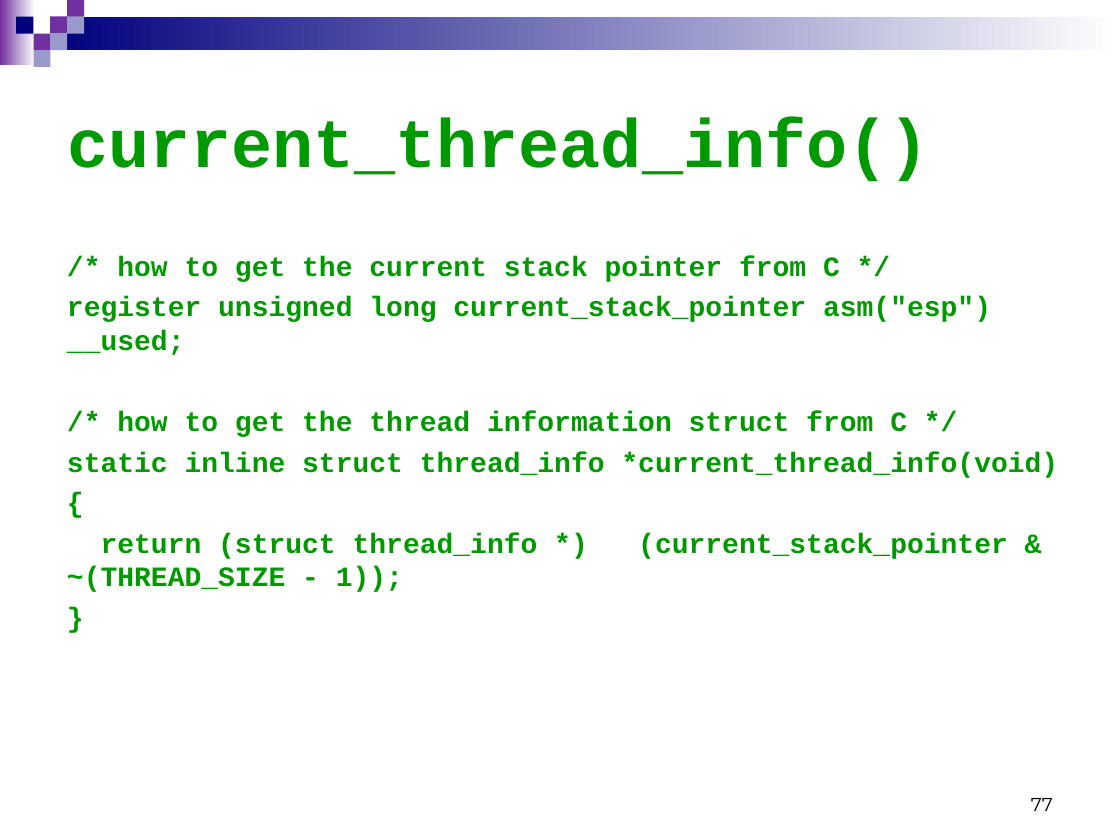
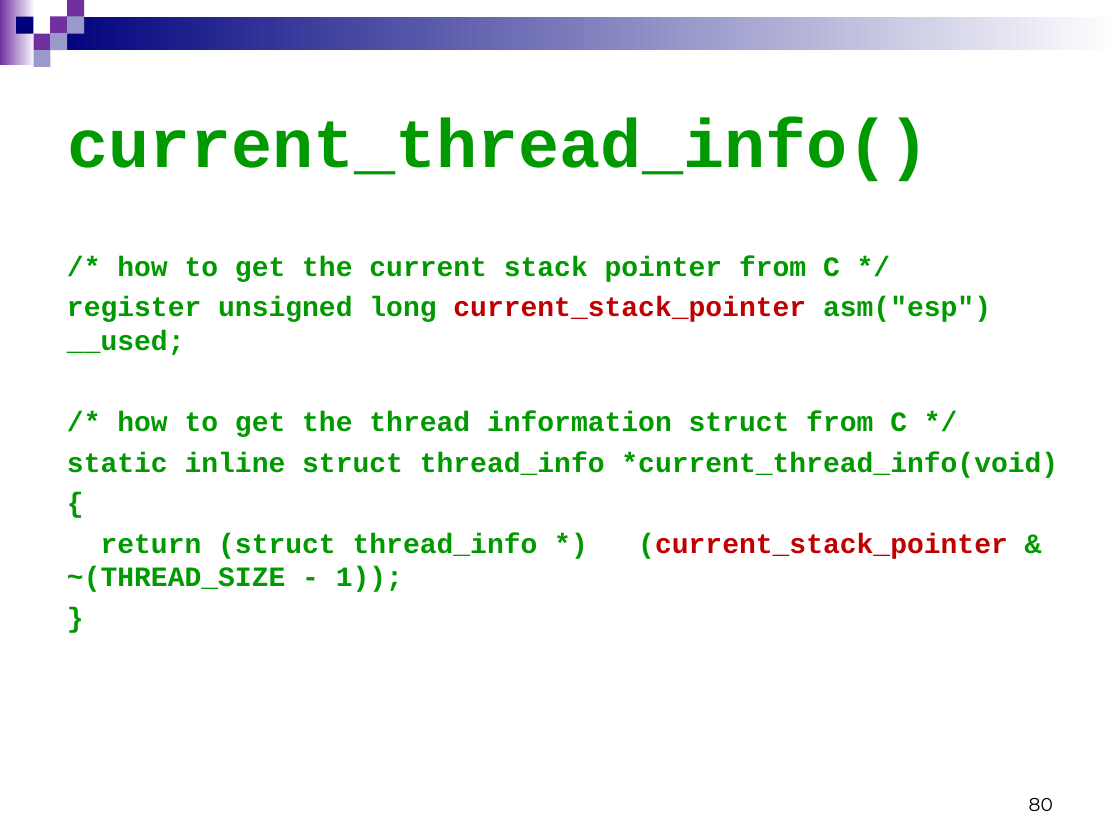
Before and after one commit to Cuda-Chen/Linux-Operating-System, a slide deck: slide 80 of linuxLecture_system_call_3_9.ppt (slide 77 before the commit). Drawn at 1120x840 pixels with LibreOffice and Linux fonts; fonts in the diff are those of the drawing. Boxes give left, top, right and bottom in pixels: in the first picture for what was removed or moved away, otherwise in the second. Text is boxed around its words. In the diff, an @@ line names an element or a change of style, - is before the commit and + after.

```diff
--- a/linuxLecture_system_call_3_9.ppt
+++ b/linuxLecture_system_call_3_9.ppt
@@ text at (x1=67, y1=296, x2=1008, y2=592): text colour #009900 to #C00000 in "current_stack_pointer", "(current_stack_pointer" @@
@@ page number at (x1=1029, y1=798, x2=1053, y2=811): text changed @@
-77
+80
```
Also in this commit, not shown: 6 other slides changed, 4 slides added, 1 other file.
